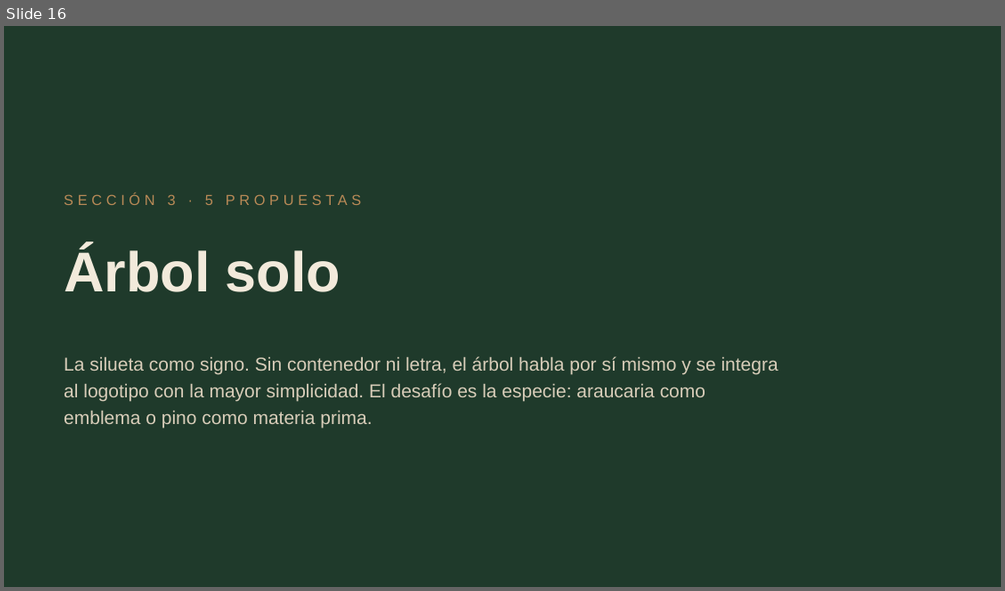
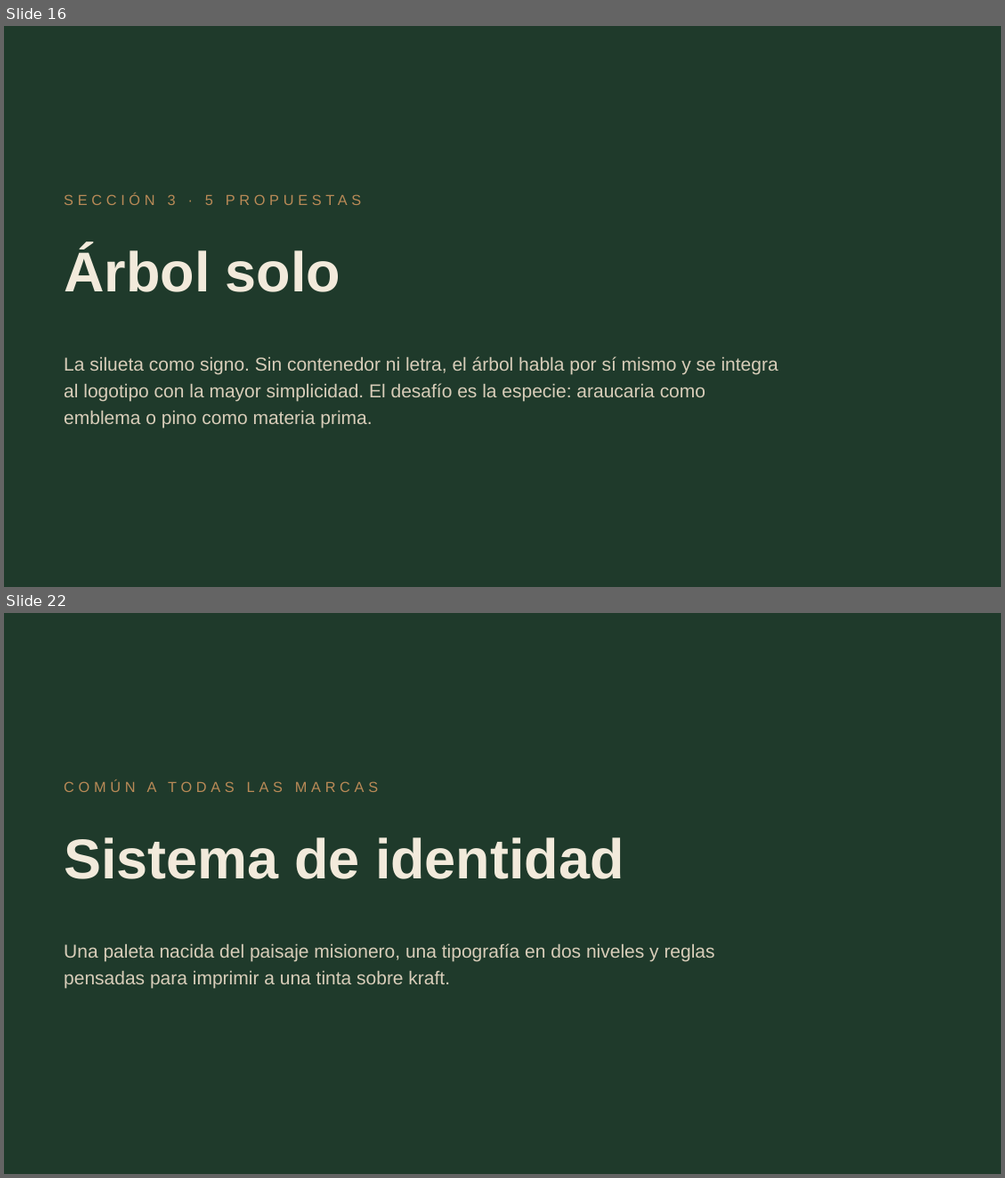
Before and after one commit to estudio83-ship-it/estudio83, a slide deck: papel-misionero/marcas-finalistas.pptx. Shown one above the other, each under a label of ours: slide 16 before the commit, slides 16 and 22 after it; the slides between them are not shown. The pictures are 1005x591 and 1005x1178 pixels, drawn with LibreOffice and Linux fonts; fonts in the diff are those of the drawing. Boxes give left, top, right and bottom in pixels: in the first picture for what was removed or moved away, otherwise in the second. Text is boxed around its words. In the diff, an @@ line names an element or a change of style, - is before the commit and + after.

```diff
--- a/papel-misionero/marcas-finalistas.pptx
+++ b/papel-misionero/marcas-finalistas.pptx
@@ slide 22 added at bbox=[4, 613, 1001, 1174], background #1F3A2B @@
@@ text added at bbox=[64, 779, 378, 792], 14 pt, text #B98A57 @@
+COMÚN A TODAS LAS MARCAS
@@ title added at bbox=[64, 837, 624, 879], 54 pt, text #F2EADB, bold @@
+Sistema de identidad
@@ text added at bbox=[64, 943, 715, 988], 18 pt, text #D8CDB9 @@
+Una paleta nacida del paisaje misionero, una tipografía en dos niveles y reglas pensadas para imprimir a una tinta sobre kraft.
```
Also in this commit, not shown: 2 other slides added, 36 other files.
